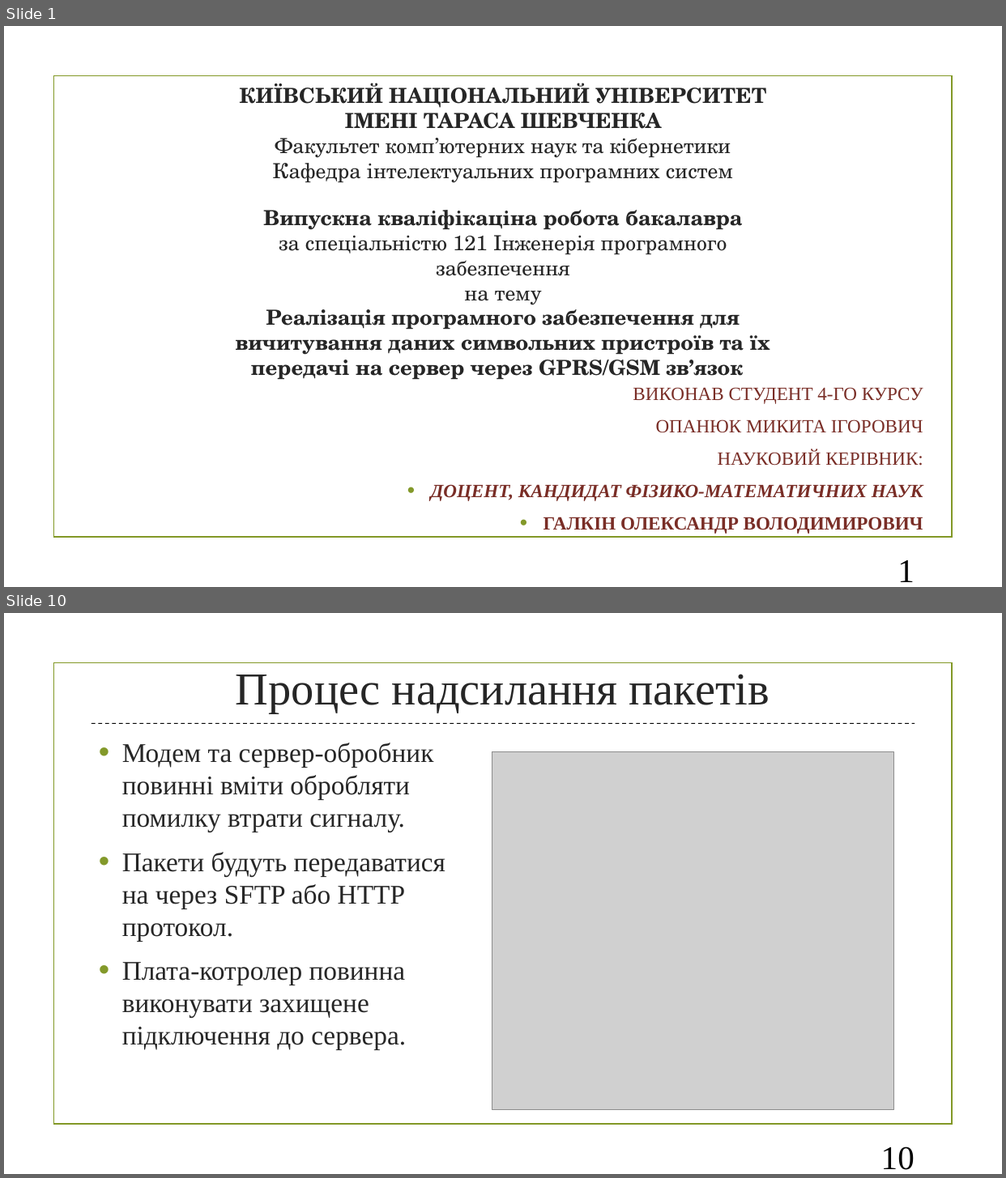
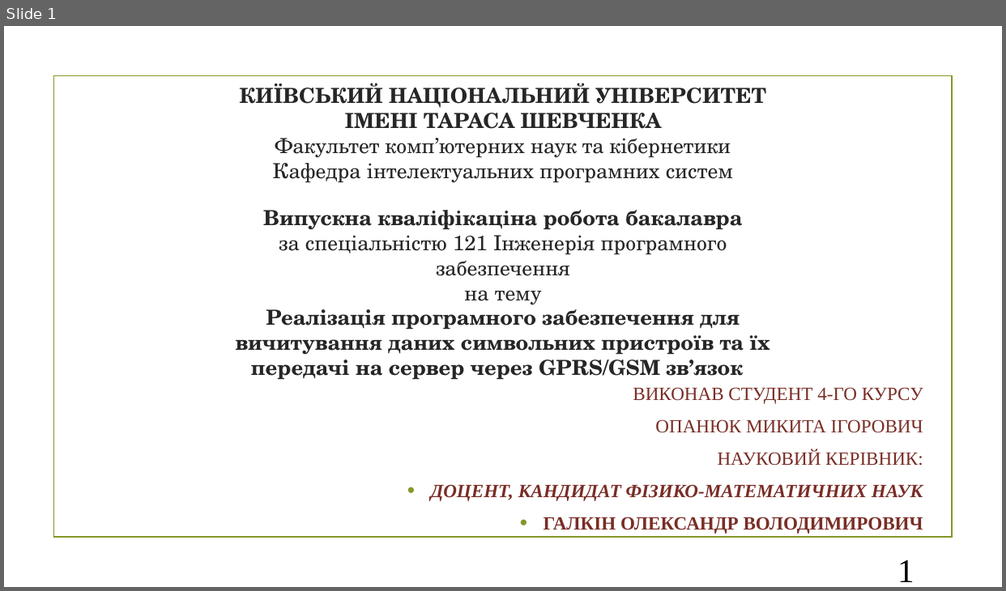
Before and after one commit to MykytaOpanyuk/AgrarInformer_diploma, a slide deck: presentation/Presentation_final_diploma.pptx. Shown one above the other, each under a label of ours: slides 1 and 10 before the commit, slide 1 after it; the slides between them are not shown. The pictures are 1006x1178 and 1006x591 pixels, drawn with LibreOffice and Linux fonts; fonts in the diff are those of the drawing; grey boxes stand for pictures; background and template pictures are left out. Boxes give left, top, right and bottom in pixels: in the first picture for what was removed or moved away, otherwise in the second. Text is boxed around its words. In the diff, an @@ line names an element or a change of style, - is before the commit and + after.

```diff
--- a/presentation/Presentation_final_diploma.pptx
+++ b/presentation/Presentation_final_diploma.pptx
@@ slide 10 removed at [4,613,1002,1174], background picture (left out); not listed: 1 template element that a slide beside it also shows @@
@@ text removed at [236,674,769,713] @@
-Процес надсилання пакетів
@@ line removed from (91, 724) to (915, 724) @@
@@ text removed at [122,743,445,1050] @@
-• Модем та сервер-обробник повинні вміти обробляти помилку втрати сигналу.
-• Пакети будуть передаватися на через SFTP або HTTP протокол.
-• Плата-котролер повинна виконувати захищене підключення до сервера.
@@ picture removed at [492,752,894,1110] @@
@@ page number removed at [881,1147,914,1170] @@
-10
```
Also in this commit, not shown: 11 slides changed, 2 slides added, 1 other slide removed, 6 other files.
